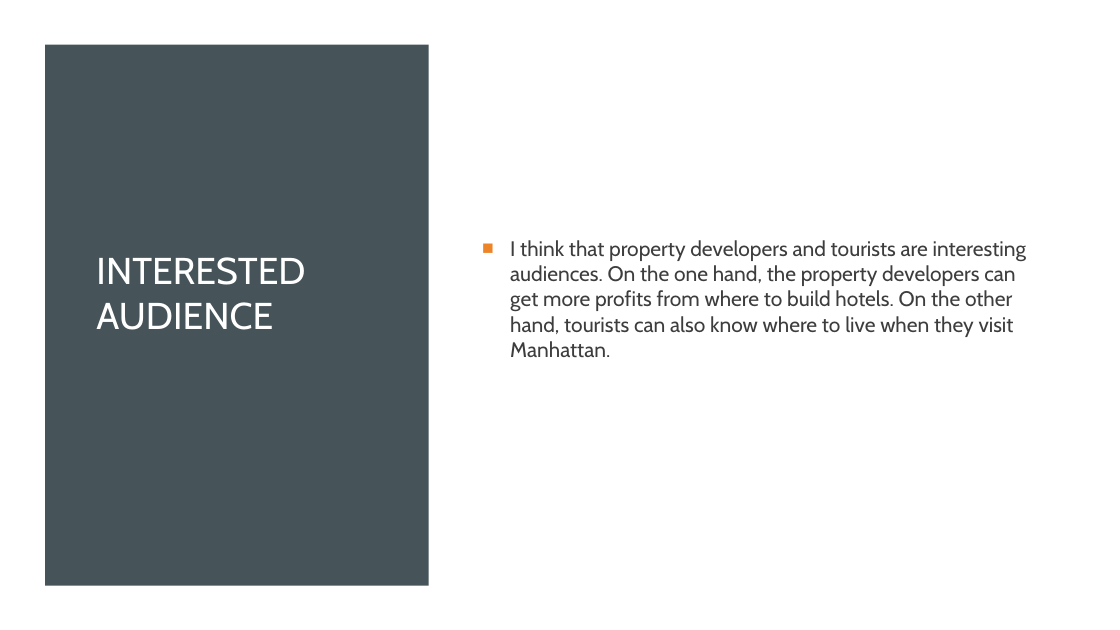
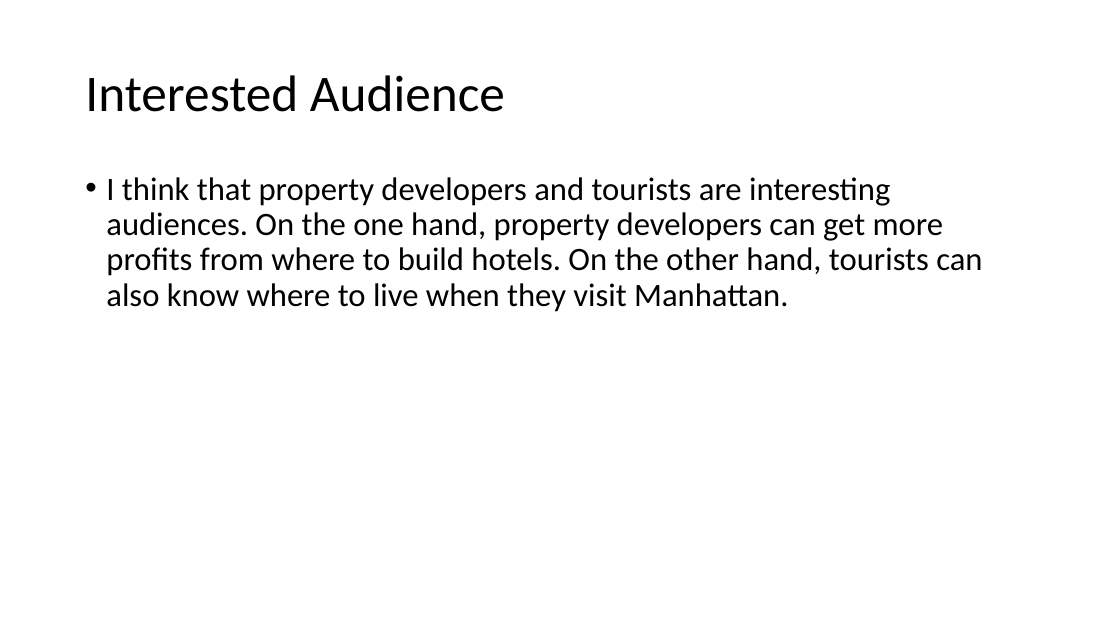
Before and after one commit to Hughli3/Coursera_Capstone, a slide deck: slide 5 of Week4 & 5/Final ppt.pptx (slide 8 before the commit). Drawn at 1120x630 pixels with LibreOffice and Linux fonts; fonts in the diff are those of the drawing. Boxes give left, top, right and bottom in pixels: in the first picture for what was removed or moved away, otherwise in the second. Text is boxed around its words. In the diff, an @@ line names an element or a change of style, - is before the commit and + after.

```diff
--- a/Week4 & 5/Final ppt.pptx
+++ b/Week4 & 5/Final ppt.pptx
@@ rectangle removed at bbox=[0, 0, 1120, 630] @@
@@ rectangle removed at bbox=[45, 45, 429, 586] @@
@@ title at bbox=[85, 75, 505, 112]: text changed; size 32 to 44 pt; font Cabin to Calibri; text colour #FFFFFF to #000000 @@
-INTERESTED AUDIENCE
+Interested Audience
@@ text "I think that property developers ..." at bbox=[106, 177, 982, 312]: vertical alignment middle to top @@
@@ text at bbox=[106, 177, 982, 312]: text changed; size 18 to 28 pt; font Cabin to Calibri; text colour #3D3D3D to #000000 @@
-■ I think that property developers and tourists are interesting audiences. On the one hand, the property developers can get more profits from where to build hotels. On the other hand, tourists can also know where to live when they visit Manhattan.
+• I think that property developers and tourists are interesting audiences. On the one hand, property developers can get more profits from where to build hotels. On the other hand, tourists can also know where to live when they visit Manhattan.
```
Also in this commit, not shown: 8 other slides changed, 4 slides added, 5 slides removed, 1 other file.
